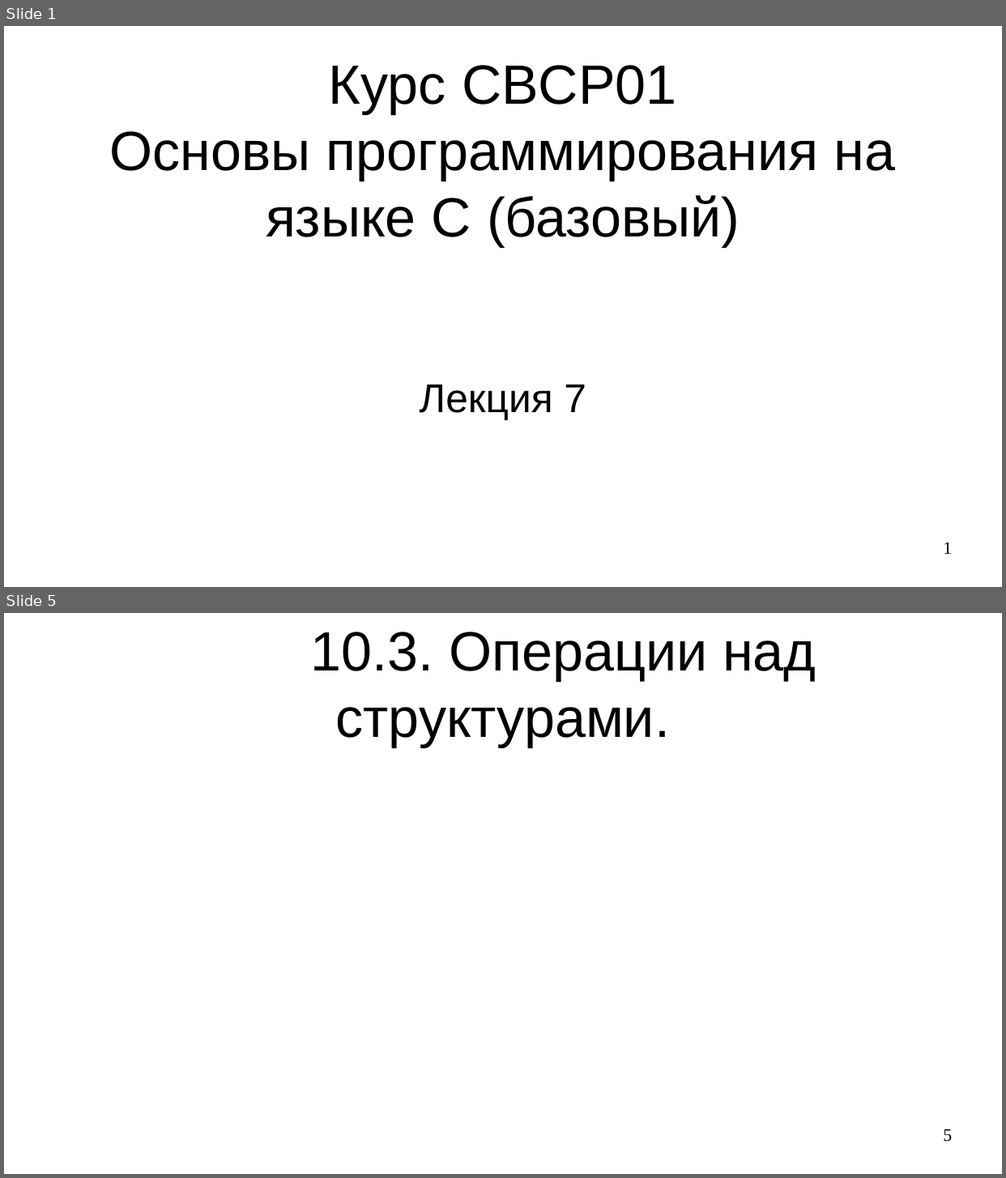
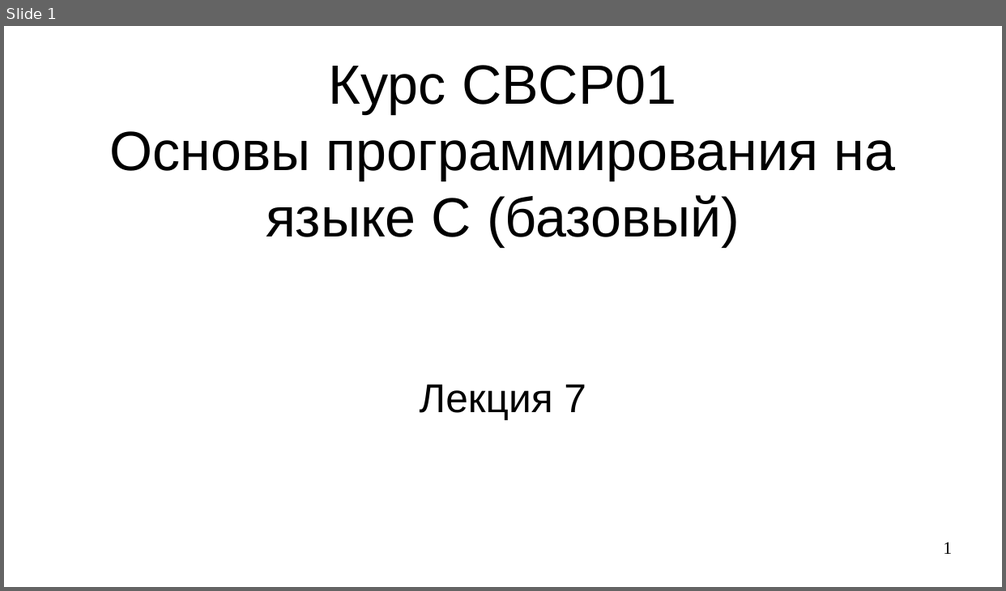
Before and after one commit to steelcraft/stud-lab, a slide deck: Лекции/CBCP01#L7.odp. Shown one above the other, each under a label of ours: slides 1 and 5 before the commit, slide 1 after it; the slides between them are not shown. The pictures are 1006x1178 and 1006x591 pixels, drawn with LibreOffice and Linux fonts; fonts in the diff are those of the drawing. Boxes give left, top, right and bottom in pixels: in the first picture for what was removed or moved away, otherwise in the second. Text is boxed around its words. In the diff, an @@ line names an element or a change of style, - is before the commit and + after.

Commit message:
Добавлены слайды 1-6

```diff
--- a/Лекции/CBCP01#L7.odp
+++ b/Лекции/CBCP01#L7.odp
@@ slide 5 removed at [4,613,1002,1174], background #FFFFFF @@
@@ title removed at [311,632,816,747] @@
-10.3. Операции над структурами.
@@ page number removed at [943,1129,952,1142] @@
-5
```
Also in this commit, not shown: 2 slides changed, 6 slides added, 8 other slides removed.
